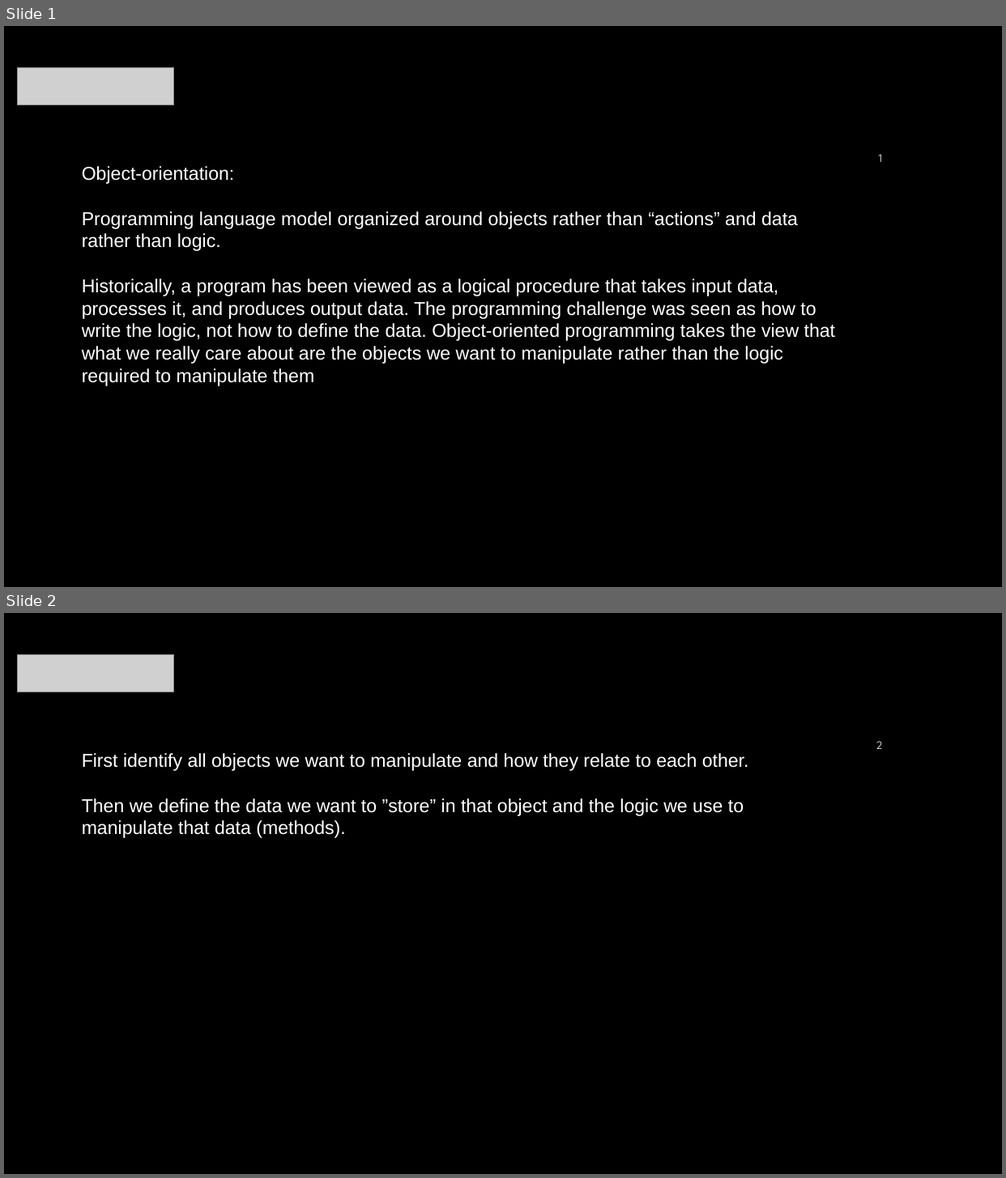
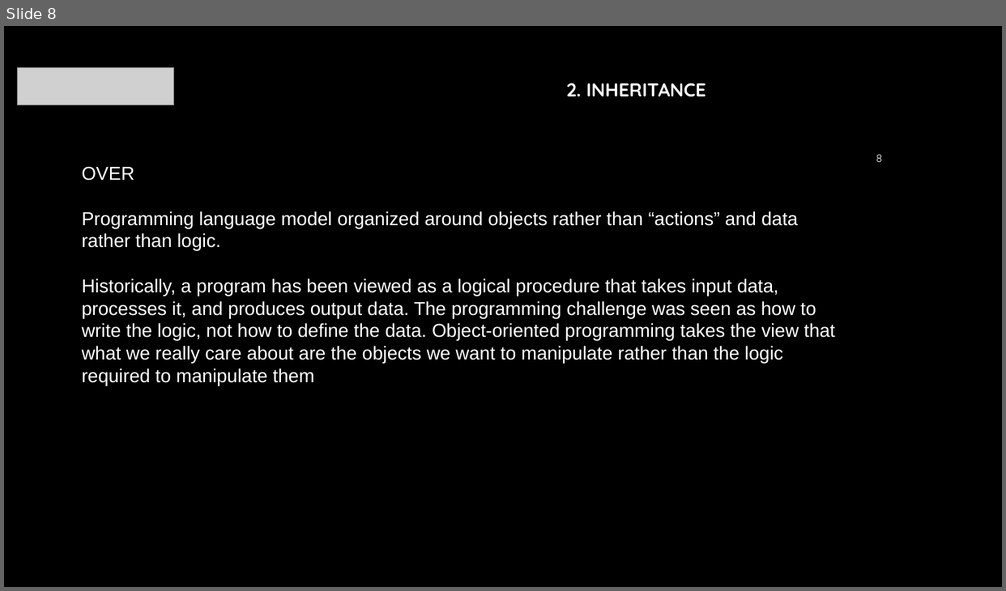
Before and after one commit to mraalten/javafundamentals, a slide deck: docs/training/Presentatie.pptx. Shown one above the other, each under a label of ours: slides 1 and 2 before the commit, slide 8 after it. The pictures are 1006x1178 and 1006x591 pixels, drawn with LibreOffice and Linux fonts; fonts in the diff are those of the drawing; grey boxes stand for pictures; background and template pictures are left out. Boxes give left, top, right and bottom in pixels: in the first picture for what was removed or moved away, otherwise in the second. Text is boxed around its words. In the diff, an @@ line names an element or a change of style, - is before the commit and + after.

```diff
--- a/docs/training/Presentatie.pptx
+++ b/docs/training/Presentatie.pptx
@@ slide 2 removed at [4,613,1002,1174], background #000000 @@
@@ picture removed at [18,655,174,692] @@
@@ text removed at [82,753,749,838] @@
-First identify all objects we want to manipulate and how they relate to each other.
-Then we define the data we want to ”store” in that object and the logic we use to
-manipulate that data (methods).
@@ page number removed at [876,741,883,749] @@
-2
@@ what was slide 1 is now slide 8 @@
@@ slide 8 changed as well @@
@@ text added at [566,83,706,97], 18 pt, text #FFFFFF, bold @@
+2. INHERITANCE
@@ text at [82,167,134,181]: text changed @@
-Object-orientation:
+OVER
@@ page number at [876,154,883,162]: text changed @@
-1
+8
```
Also in this commit, not shown: 14 slides added, 17 other files.
